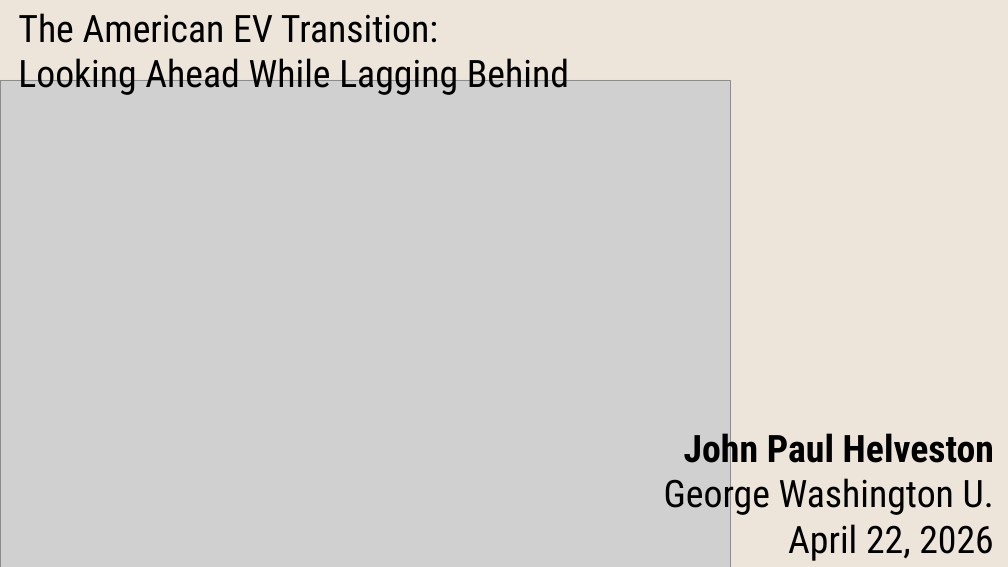
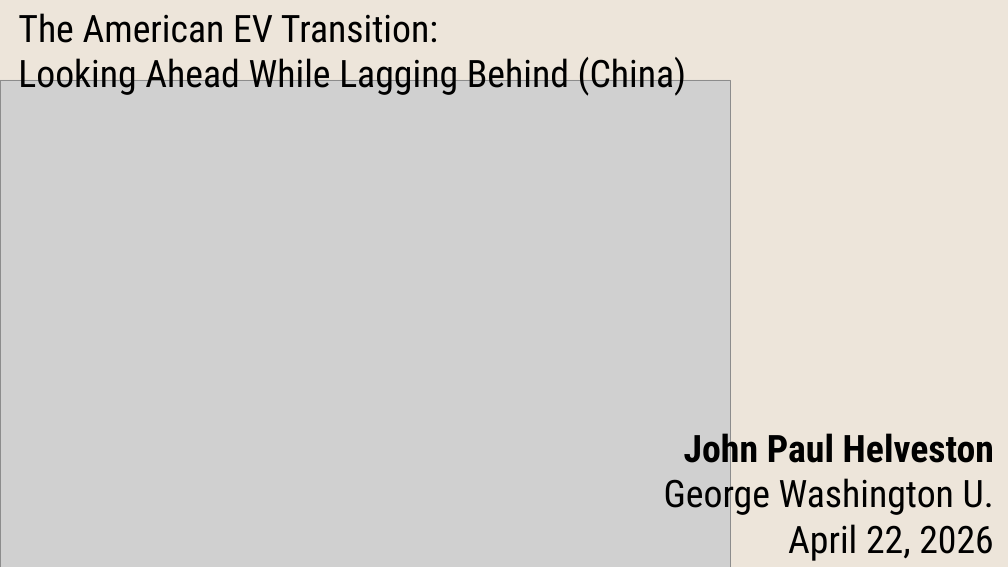
Before and after one commit to jhelvy/2026-cosmos-club, a slide deck: slide 1 of images/title.pptx. Drawn at 1008x567 pixels with LibreOffice and Linux fonts; fonts in the diff are those of the drawing; grey boxes stand for pictures. Boxes give left, top, right and bottom in pixels: in the first picture for what was removed or moved away, otherwise in the second. Text is boxed around its words. In the diff, an @@ line names an element or a change of style, - is before the commit and + after.

```diff
--- a/images/title.pptx
+++ b/images/title.pptx
@@ text at <box>18,57,687,96</box>: text changed @@
-Looking Ahead While Lagging Behind
+Looking Ahead While Lagging Behind (China)
```
Also in this commit, not shown: 13 other files.
